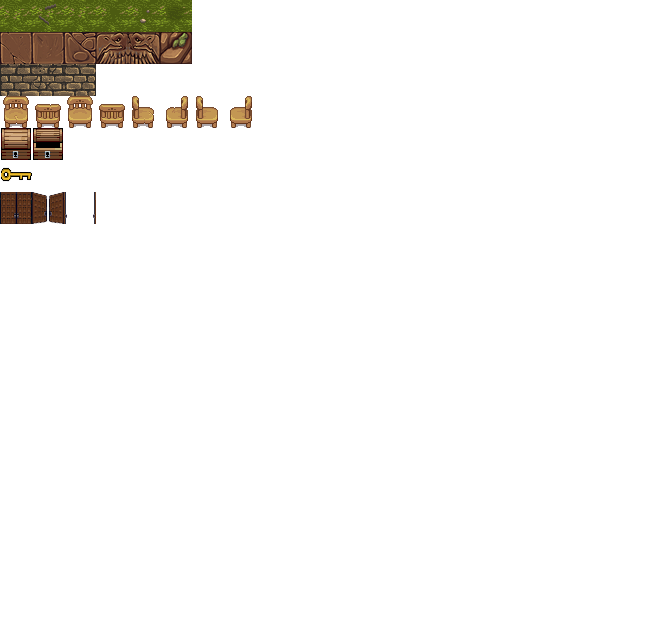
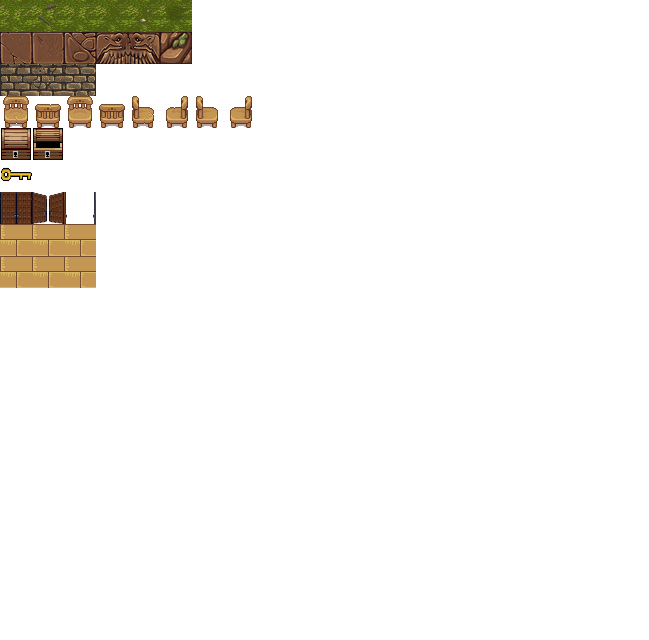
Layered file, before and after one edit (649 × 640). Changes by layer:
added layer "Capa #2" above "Capa #1" over [0, 224, 96, 288]
